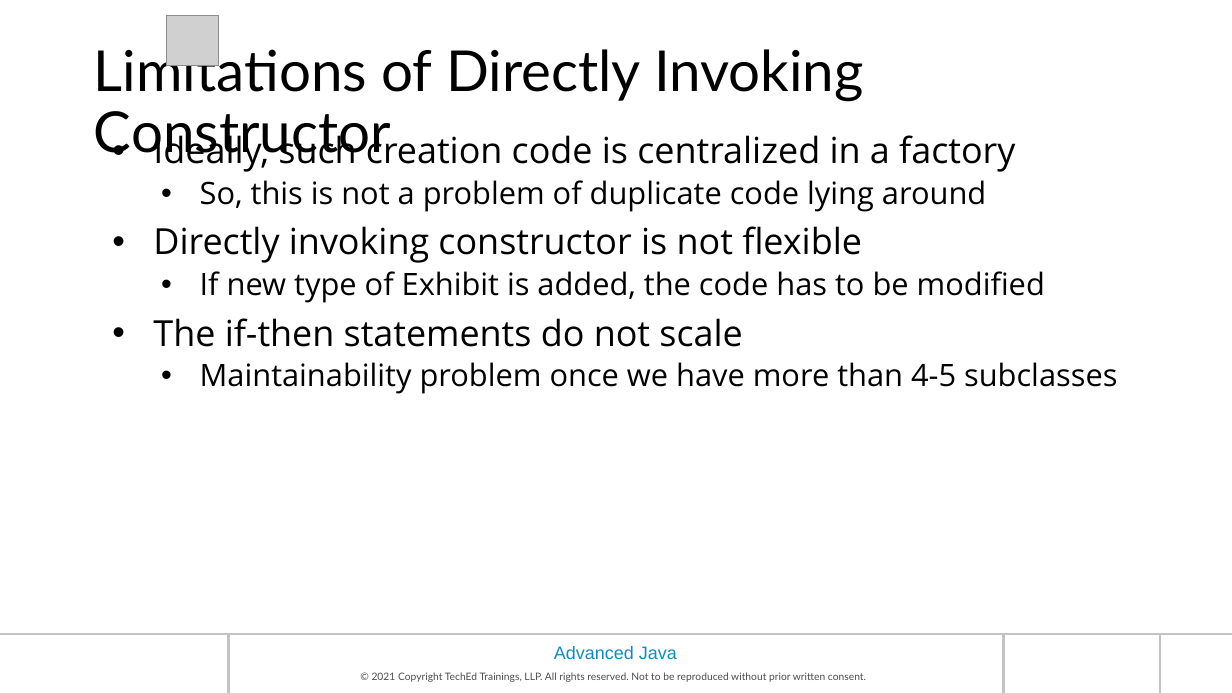
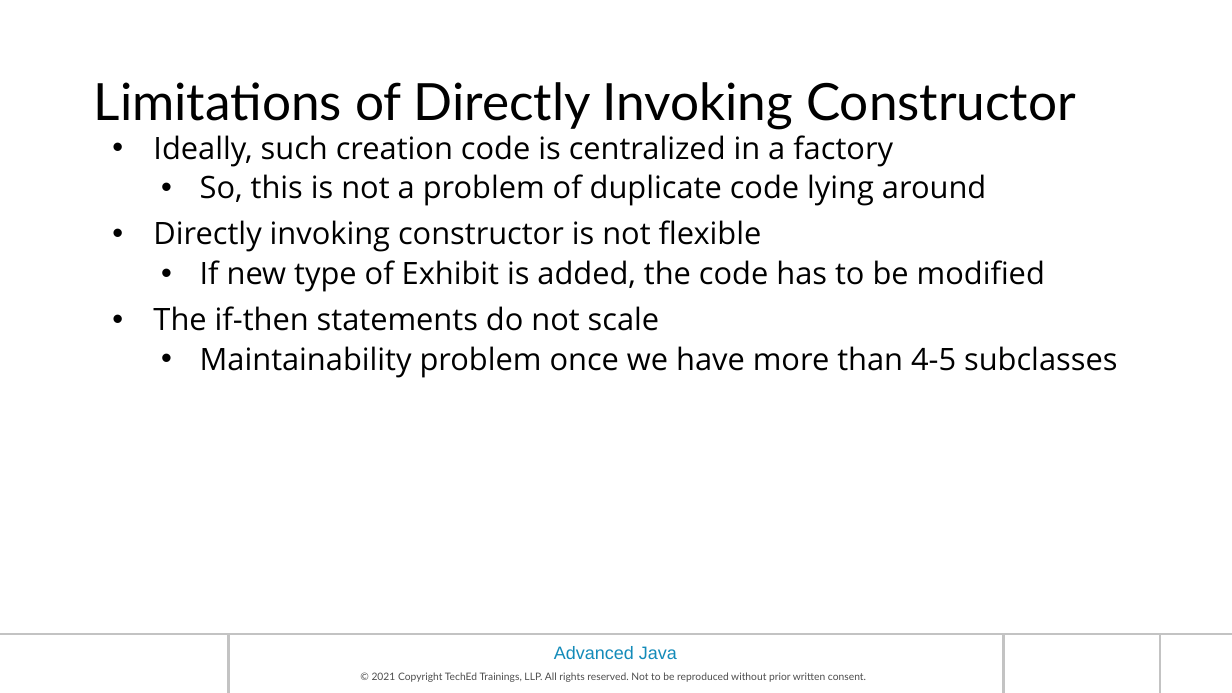
Before and after one commit to prabhat1510/maveric2122, a slide deck: slide 51 of HAN_AdvancedJava_Ch06-Design Patterns.pptx. Drawn at 1232x693 pixels with LibreOffice and Linux fonts; fonts in the diff are those of the drawing; grey boxes stand for pictures; background and template pictures are left out. Boxes give left, top, right and bottom in pixels: in the first picture for what was removed or moved away, otherwise in the second. Text is boxed around its words. In the diff, an @@ line names an element or a change of style, - is before the commit and + after.

```diff
--- a/HAN_AdvancedJava_Ch06-Design Patterns.pptx
+++ b/HAN_AdvancedJava_Ch06-Design Patterns.pptx
@@ picture removed at [166, 16, 218, 67] @@
@@ title "Limitations of Directly Invoking Constructor" at [94, 82, 1076, 130]: size 44 to 40 pt @@
@@ text at [153, 135, 893, 331]: size 28 to 24 pt in "Ideally, such creation code is centralized in ...", "Directly invoking constructor is not flexible", "The if-then statements do not scale" @@
```
Also in this commit, not shown: 21 other slides changed.
